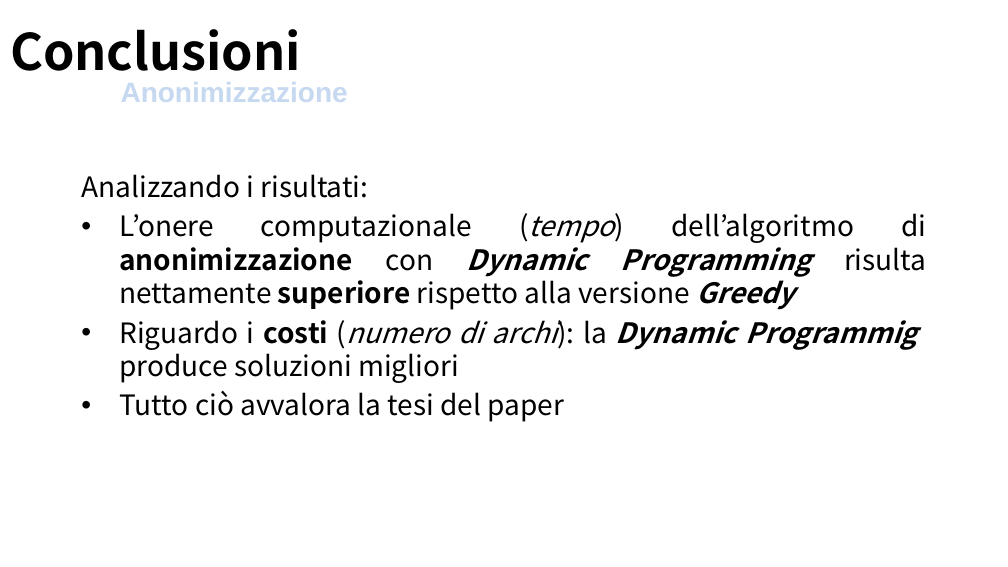
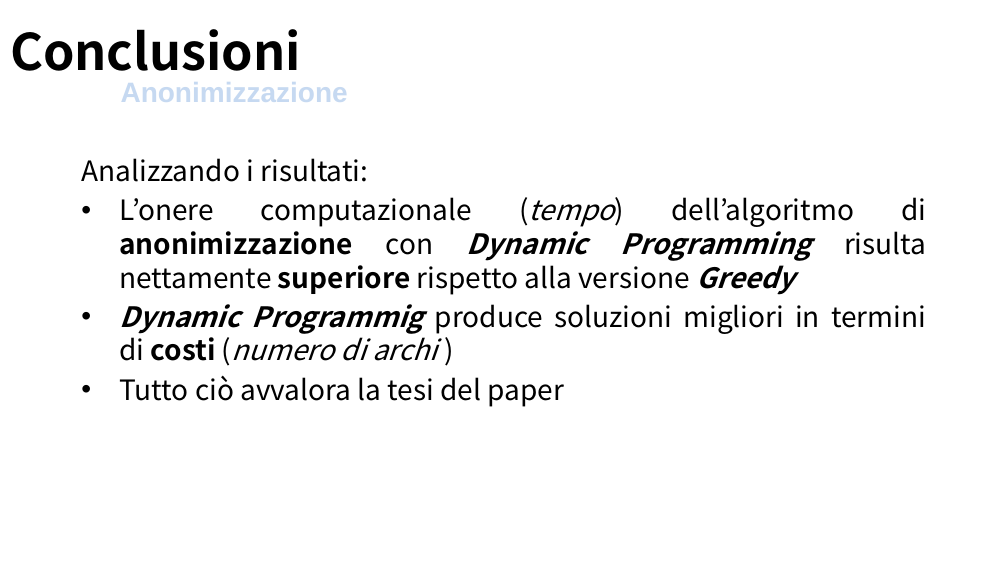
Before and after one commit to Navypowder/DP-P-project, a slide deck: slide 22 of Presentation/Towards_Identity_Anonymization_on_graph(K-degree anonymization).pptx. Drawn at 1008x567 pixels with LibreOffice and Linux fonts; fonts in the diff are those of the drawing; background and template pictures are left out. Boxes give left, top, right and bottom in pixels: in the first picture for what was removed or moved away, otherwise in the second. Text is boxed around its words. In the diff, an @@ line names an element or a change of style, - is before the commit and + after.

```diff
--- a/Presentation/Towards_Identity_Anonymization_on_graph(K-degree anonymization).pptx
+++ b/Presentation/Towards_Identity_Anonymization_on_graph(K-degree anonymization).pptx
@@ text "Analizzando i risultati:": place and size @@
-text "Analizzando i risultati:" at [81, 174, 926, 422]
+text "Analizzando i risultati:" at [81, 158, 926, 407]
@@ text at [119, 304, 926, 361]: text changed @@
-• Riguardo i costi (numero di archi): la Dynamic Programmig produce soluzioni migliori
+• Dynamic Programmig produce soluzioni migliori in termini di costi (numero di archi )
```
Also in this commit, not shown: 8 other slides changed, 5 slides added.
